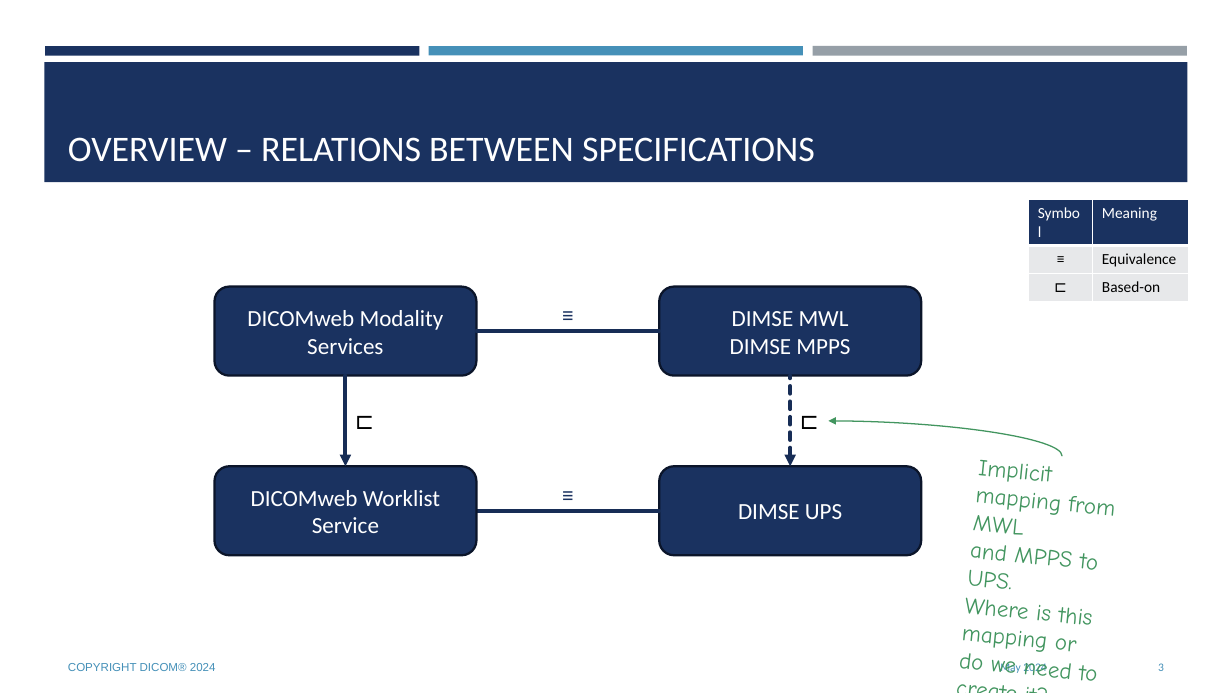
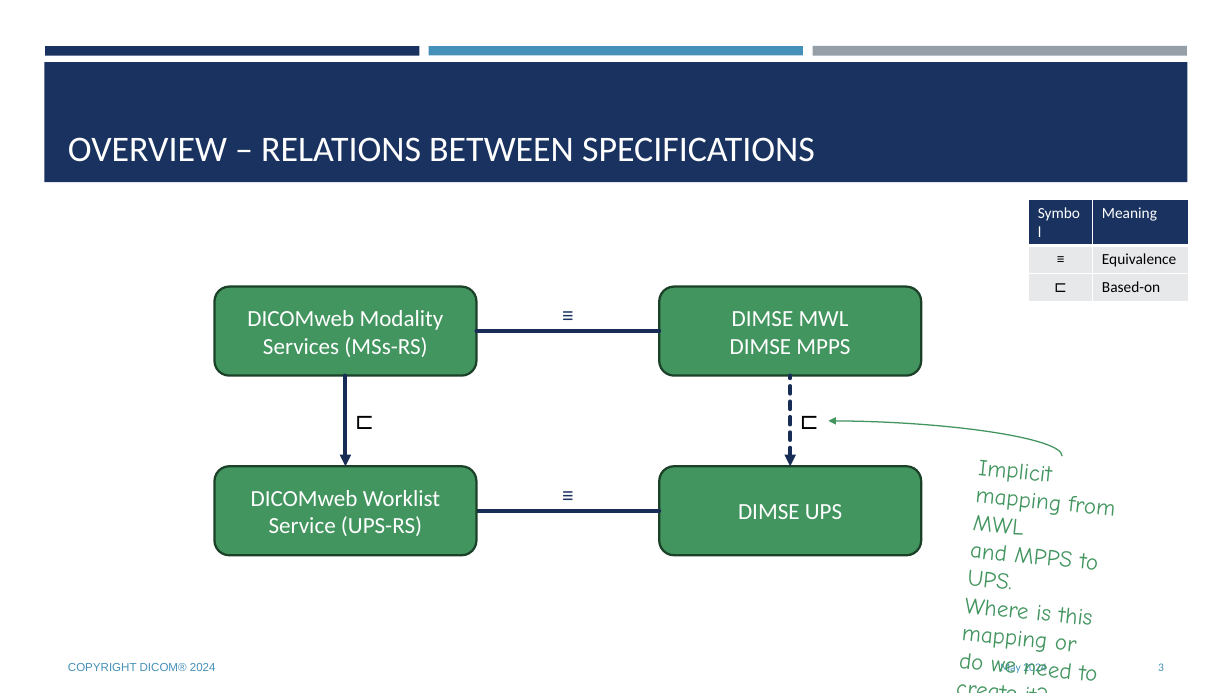
Before and after one commit to krotz-dieter/dicomweb-dmwl-mpps, a slide deck: slide 3 of documents/supNNN_fr_DICOMwebModalityServices.20240531.pptx. Drawn at 1232x693 pixels with LibreOffice and Linux fonts; fonts in the diff are those of the drawing; background and template pictures are left out. Boxes give left, top, right and bottom in pixels: in the first picture for what was removed or moved away, otherwise in the second. Text is boxed around its words. In the diff, an @@ line names an element or a change of style, - is before the commit and + after.

```diff
--- a/documents/supNNN_fr_DICOMwebModalityServices.20240531.pptx
+++ b/documents/supNNN_fr_DICOMwebModalityServices.20240531.pptx
@@ text in rounded rectangle at (247,310,444,357): text changed @@
-DICOMweb Modality Services
+DICOMweb Modality Services (MSs-RS)
@@ fill #1A3260 to #42955F; outline #0B162A 1.75 pt to #1D412A 1.75 pt in 4 elements at (659,467,921,555), (659,287,921,375), (214,287,476,375), (214,467,476,555) @@
@@ text in rounded rectangle at (251,490,440,536): text changed @@
-DICOMweb Worklist Service
+DICOMweb Worklist Service (UPS-RS)
```
Also in this commit, not shown: 9 other slides changed, 1 slide added, 2 slides removed, 3 other files.
